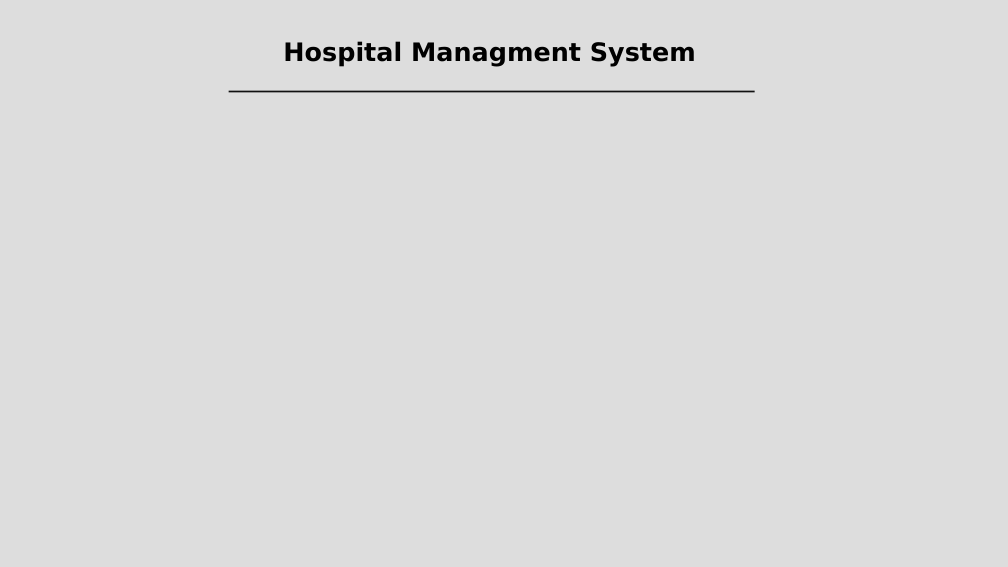
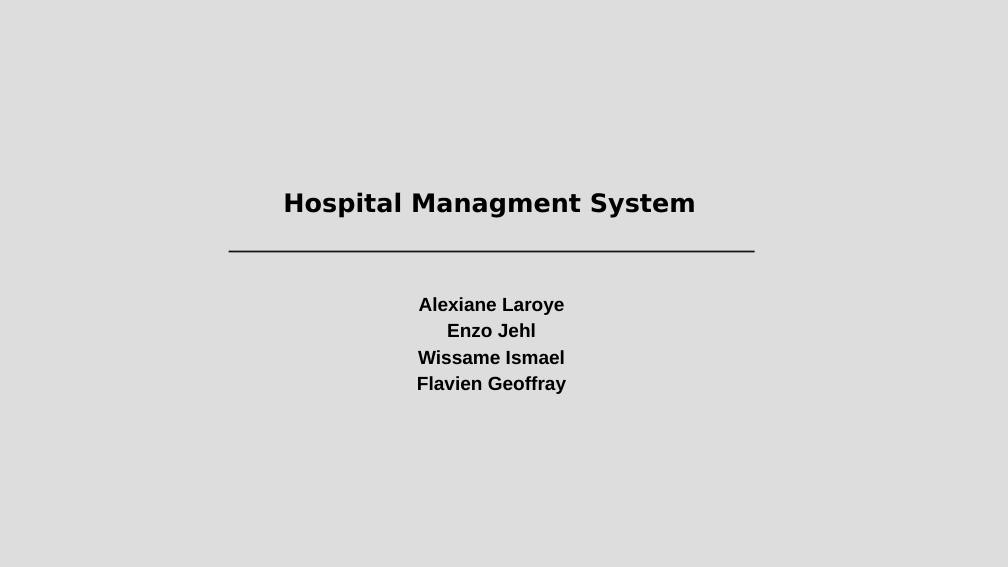
Before and after one commit to enzo-jehl/hospital, a slide deck: slide 1 of project-presentation.odp. Drawn at 1008x567 pixels with LibreOffice and Linux fonts; fonts in the diff are those of the drawing. Boxes give left, top, right and bottom in pixels: in the first picture for what was removed or moved away, otherwise in the second. Text is boxed around its words. In the diff, an @@ line names an element or a change of style, - is before the commit and + after.

```diff
--- a/project-presentation.odp
+++ b/project-presentation.odp
@@ text "Hospital Managment System": place and size @@
-text "Hospital Managment System" at (283, 41, 696, 67)
+text "Hospital Managment System" at (283, 192, 696, 218)
@@ line moved from (229, 91) - (755, 91) to (229, 252) - (755, 252) @@
@@ text added at (417, 297, 566, 394), 15 pt, text #000000, bold @@
+Alexiane Laroye
+Enzo Jehl
+Wissame Ismael
+Flavien Geoffray
```
Also in this commit, not shown: 1 slide added, 1 slide removed, 4 other files.
